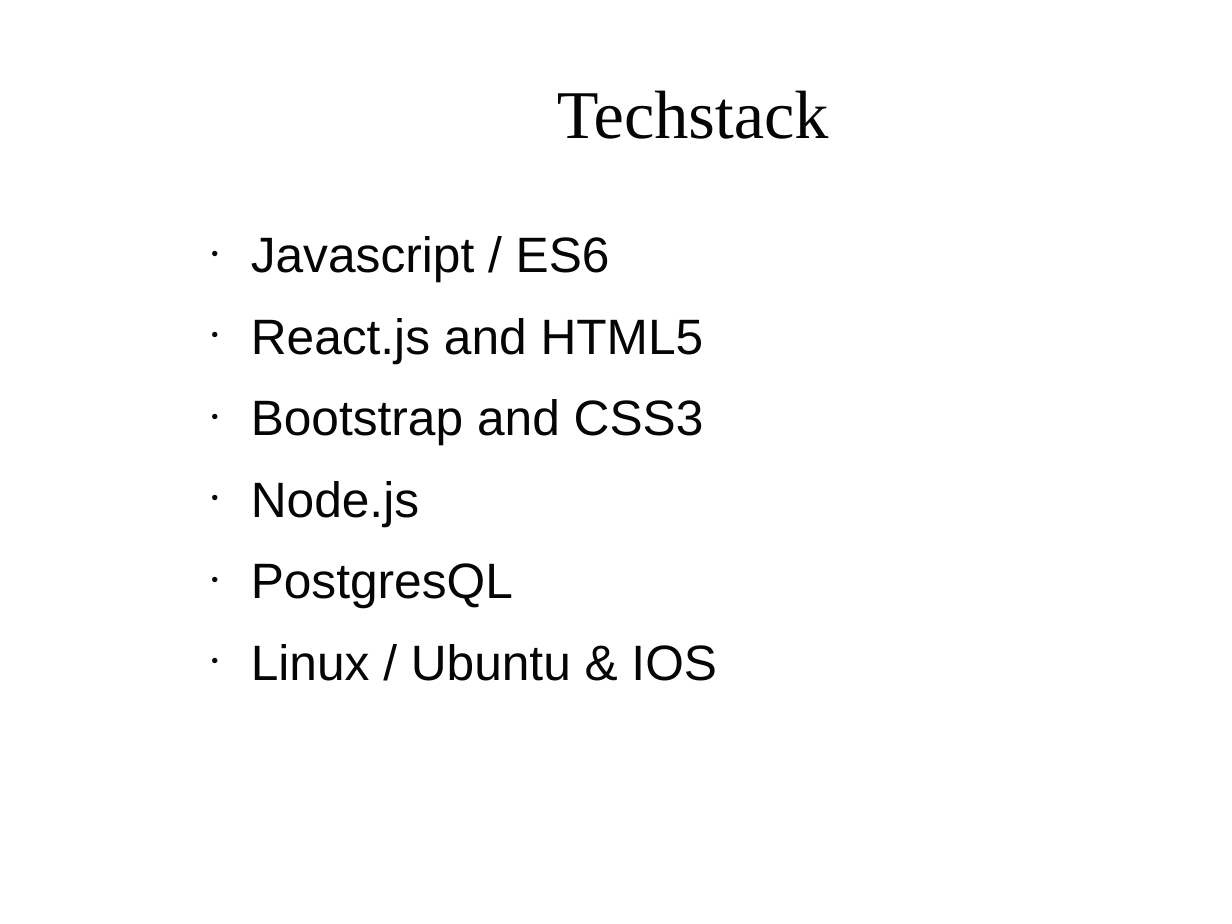
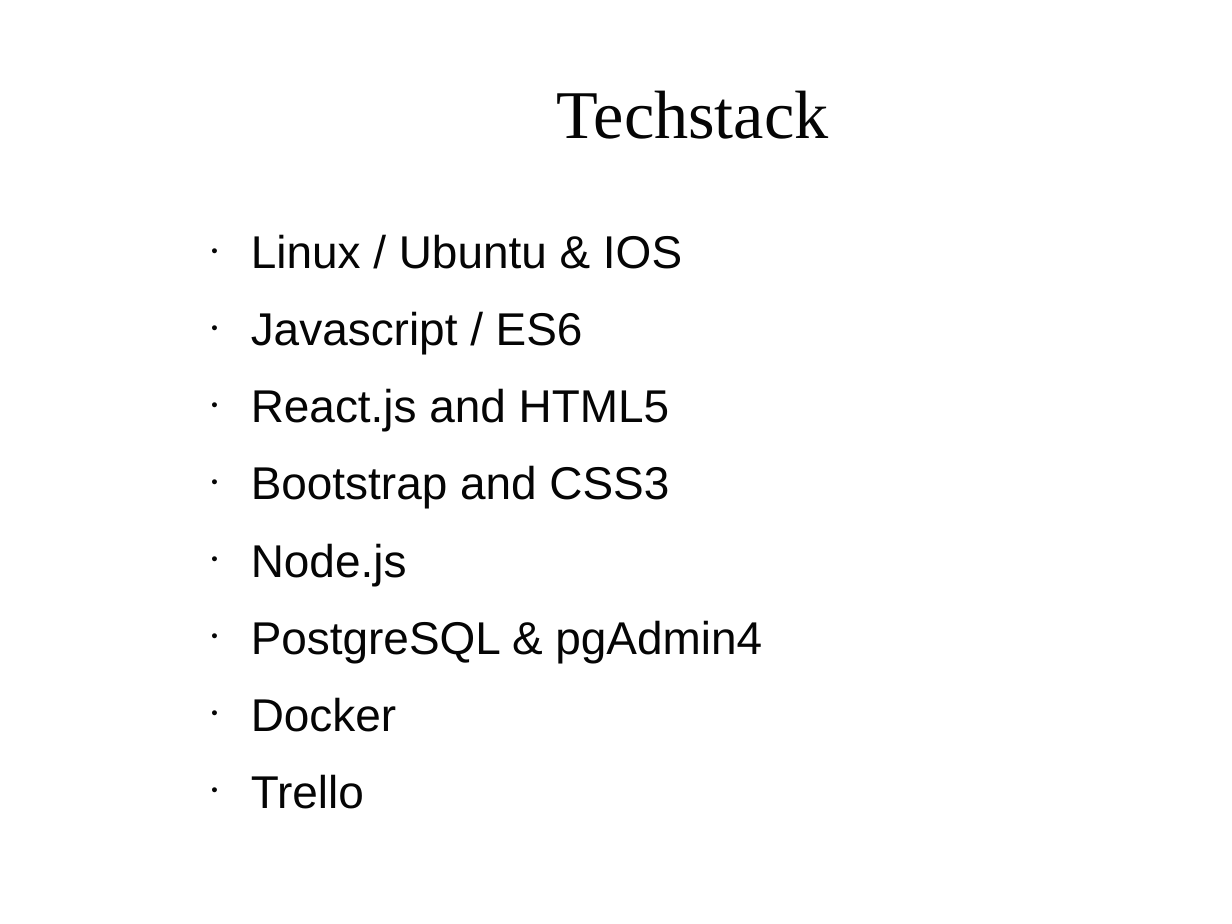
Before and after one commit to Klarala13/collectivity, a slide deck: slide 10 of Presentation/collectivity.odp (slide 9 before the commit). Drawn at 1232x924 pixels with LibreOffice and Linux fonts; fonts in the diff are those of the drawing; background and template pictures are left out. Boxes give left, top, right and bottom in pixels: in the first picture for what was removed or moved away, otherwise in the second. Text is boxed around its words. In the diff, an @@ line names an element or a change of style, - is before the commit and + after.

```diff
--- a/Presentation/collectivity.odp
+++ b/Presentation/collectivity.odp
@@ text at (x1=251, y1=234, x2=682, y2=269): paragraph added @@
+● Linux / Ubuntu & IOS
@@ text at (x1=251, y1=311, x2=670, y2=585): size 32 to 29.6 pt in "Javascript / ES6", "React.js and HTML5", "Bootstrap and CSS3", "Node.js" @@
@@ text at (x1=251, y1=620, x2=762, y2=732): text changed; size 32 to 29.6 pt @@
-● PostgresQL
-● Linux / Ubuntu & IOS
+● PostgreSQL & pgAdmin4
+● Docker
+● Trello
```
Also in this commit, not shown: 2 other files.
